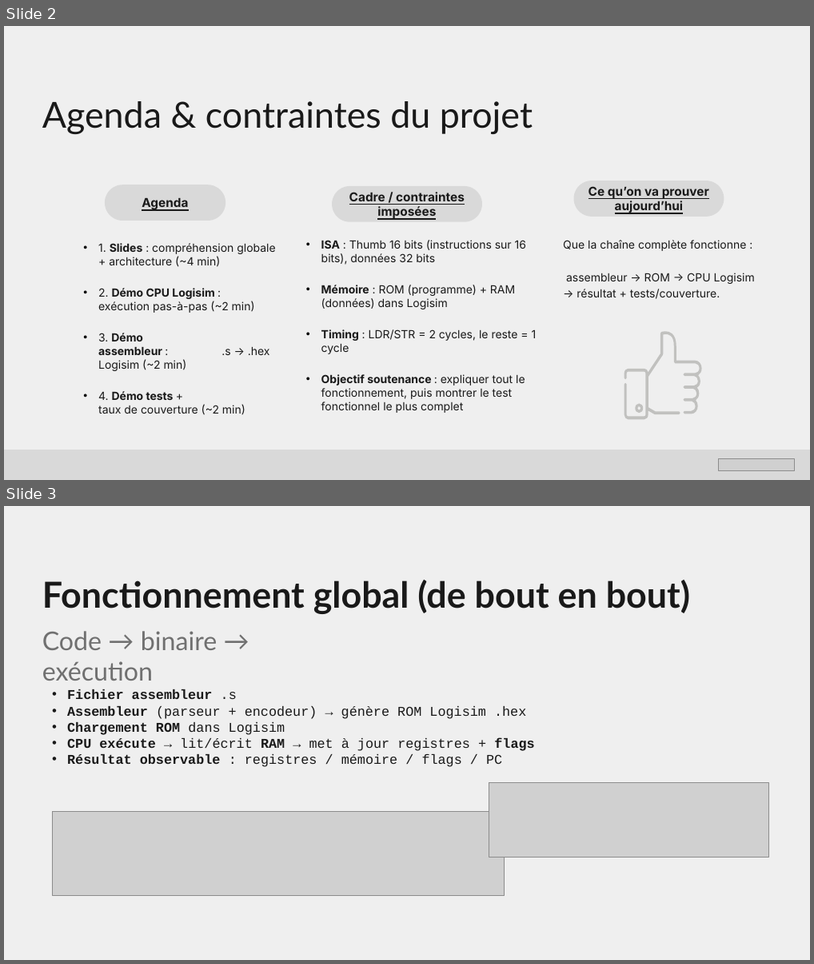
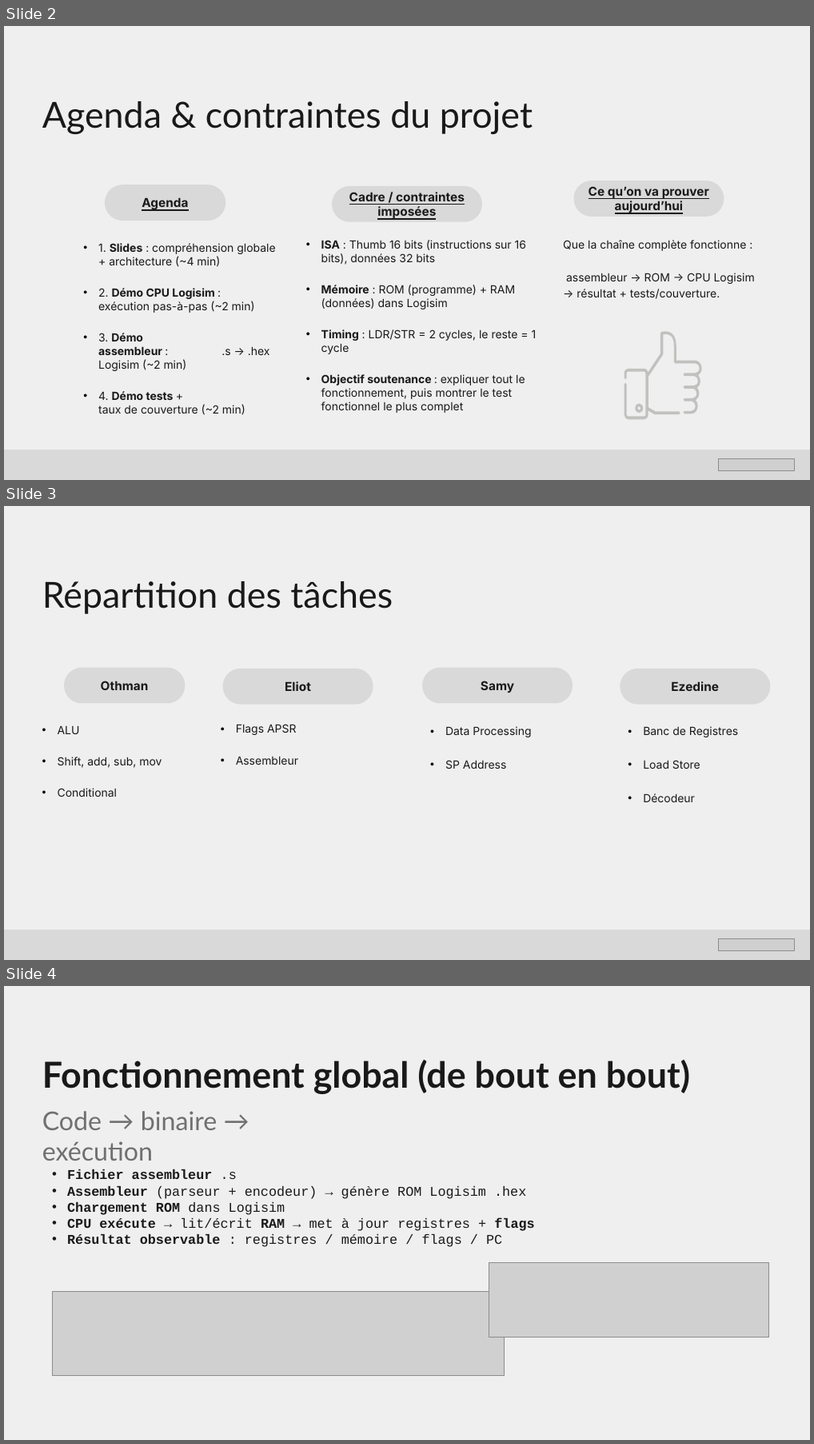
Before and after one commit to Eliotsk-hub/PARM, a slide deck: SoutenancePARM.pptx. Shown one above the other, each under a label of ours: slides 2 and 3 before the commit, slides 2, 3 and 4 after it. The pictures are 814x964 and 814x1444 pixels, drawn with LibreOffice and Linux fonts; fonts in the diff are those of the drawing; grey boxes stand for pictures; background and template pictures are left out. Boxes give left, top, right and bottom in pixels: in the first picture for what was removed or moved away, otherwise in the second. Text is boxed around its words. In the diff, an @@ line names an element or a change of style, - is before the commit and + after.

```diff
--- a/SoutenancePARM.pptx
+++ b/SoutenancePARM.pptx
@@ slide 3 added at bbox=[4, 506, 810, 960], background picture (left out) @@
@@ title added at bbox=[42, 581, 393, 614], 32 pt, text #191919 @@
+Répartition des tâches
@@ rounded rectangle added at bbox=[64, 668, 185, 703], fill #D9D9D9, 11 pt, text #191919, bold @@
+Othman
@@ rounded rectangle added at bbox=[222, 668, 373, 704], fill #D9D9D9, 11 pt, text #191919, bold @@
+Eliot
@@ rounded rectangle added at bbox=[422, 668, 573, 703], fill #D9D9D9, 11 pt, text #191919, bold @@
+Samy
@@ rounded rectangle added at bbox=[620, 668, 770, 704], fill #D9D9D9, 11 pt, text #191919, bold @@
+Ezedine
@@ text added at bbox=[58, 726, 162, 796], 10 pt, text #191919 @@
+• ALU
+• Shift, add, sub, mov
+• Conditional
@@ text added at bbox=[236, 724, 298, 764], 10 pt, text #191919 @@
+• Flags APSR
+• Assembleur
@@ text added at bbox=[446, 726, 531, 768], 10 pt, text #191919 @@
+• Data Processing
+• SP Address
@@ text added at bbox=[643, 726, 738, 802], 10 pt, text #191919 @@
+• Banc de Registres
+• Load Store
+• Décodeur
@@ rectangle added at bbox=[4, 929, 810, 959], fill #D9D9D9 @@
@@ picture added at bbox=[719, 939, 795, 950] @@
@@ what was slide 3 is now slide 4 @@
```
Also in this commit, not shown: 2 slides changed, 2 other slides added.
